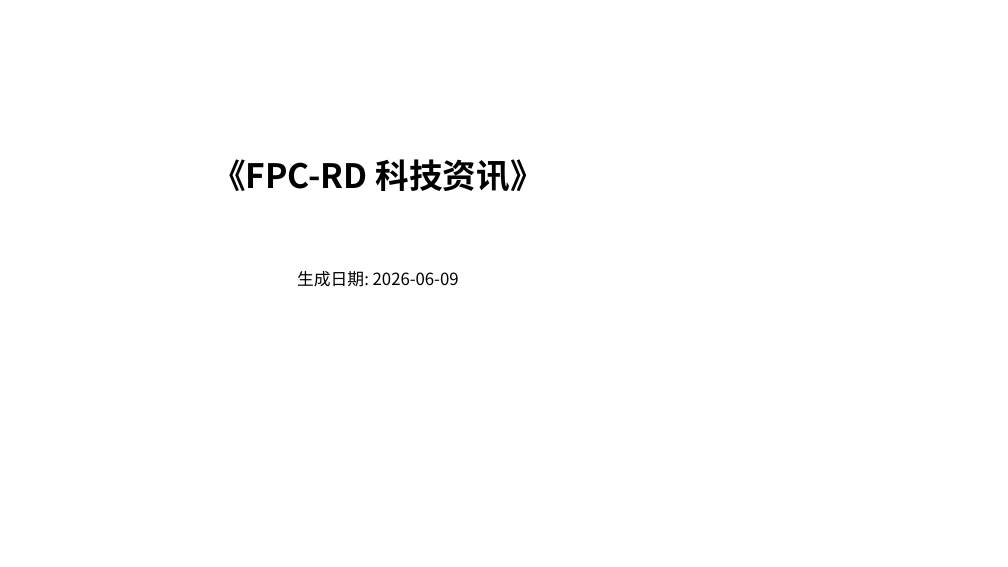
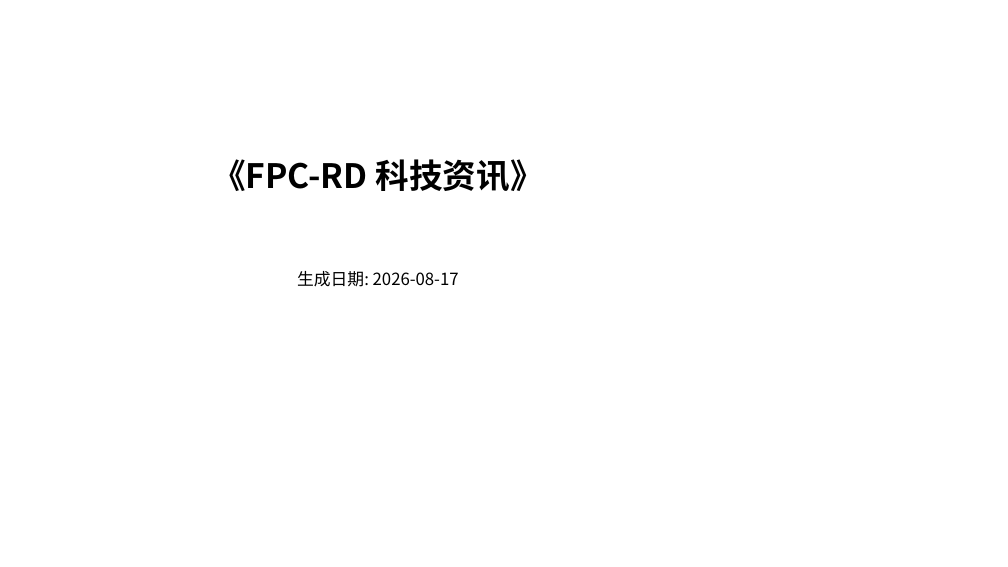
Before and after one commit to Sna9e/collectNews, a slide deck: slide 2 of stub_validation_channel1_timeline_apple.pptx. Drawn at 1008x567 pixels with LibreOffice and Linux fonts; fonts in the diff are those of the drawing. Boxes give left, top, right and bottom in pixels: in the first picture for what was removed or moved away, otherwise in the second. Text is boxed around its words. In the diff, an @@ line names an element or a change of style, - is before the commit and + after.

```diff
--- a/stub_validation_channel1_timeline_apple.pptx
+++ b/stub_validation_channel1_timeline_apple.pptx
@@ text at [297, 271, 459, 287]: text changed @@
-生成日期: 2026-06-09
+生成日期: 2026-08-17
```
Also in this commit, not shown: 36 other files.
